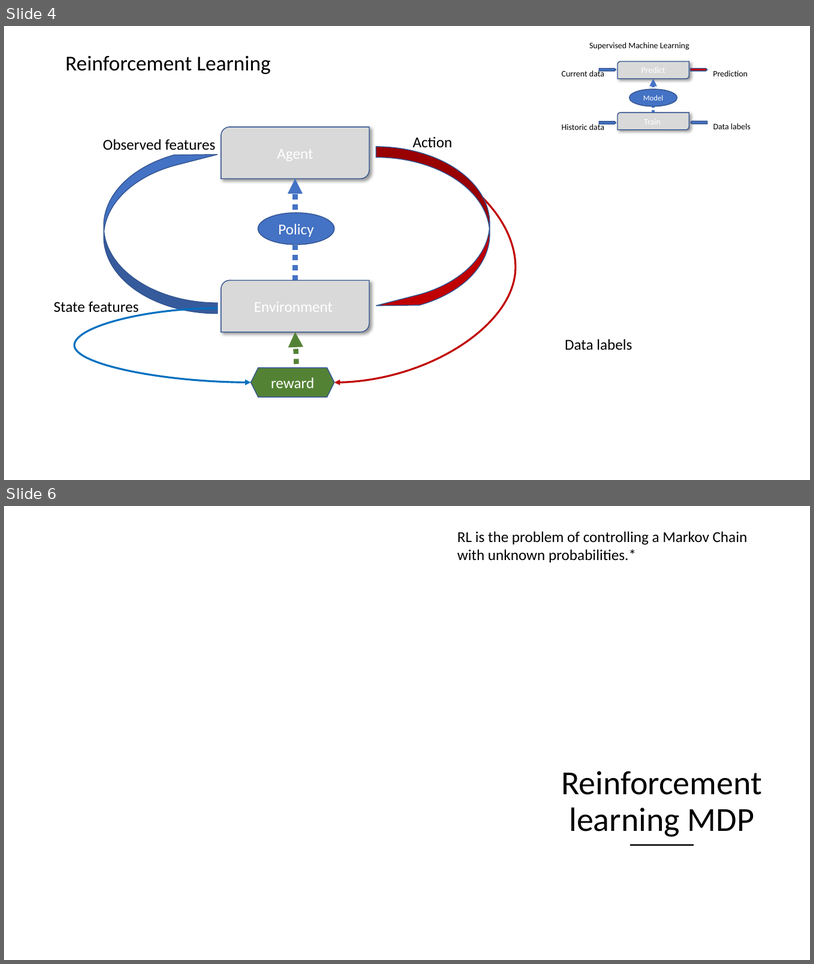
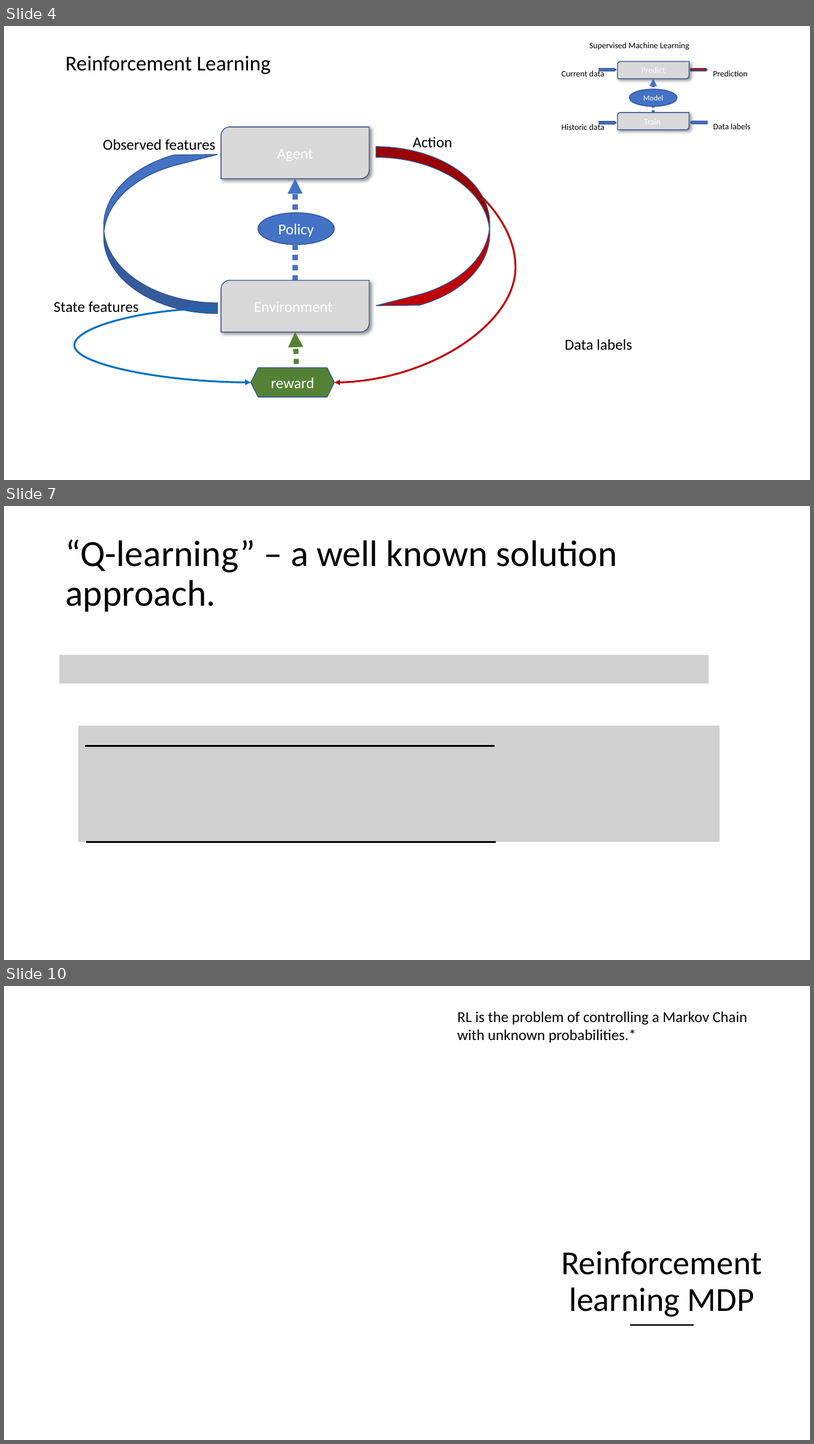
Before and after one commit to microsoft/ICSE2019, a slide deck: Rlearning/RL_ICSE.pptx. Shown one above the other, each under a label of ours: slides 4 and 6 before the commit, slides 4, 7 and 10 after it; the slides between them are not shown. The pictures are 814x964 and 814x1444 pixels, drawn with LibreOffice and Linux fonts; fonts in the diff are those of the drawing; grey boxes stand for pictures; background and template pictures are left out. Boxes give left, top, right and bottom in pixels: in the first picture for what was removed or moved away, otherwise in the second. Text is boxed around its words. In the diff, an @@ line names an element or a change of style, - is before the commit and + after.

```diff
--- a/Rlearning/RL_ICSE.pptx
+++ b/Rlearning/RL_ICSE.pptx
@@ slide 7 added at [4,506,810,960], background #FFFFFF @@
@@ title added at [65,539,617,612], 44 pt, text #000000 @@
+“Q-learning” – a well known solution approach.
@@ picture added at [60,655,710,683] @@
@@ picture added at [78,726,720,842] @@
@@ line added from (85, 746) to (495, 746), #000000 2.25 pt @@
@@ line added from (86, 842) to (497, 842), #000000 2.25 pt @@
@@ what was slide 6 is now slide 10 @@
```
Also in this commit, not shown: 2 slides changed, 8 other slides added, 1 slide removed, 5 other files.
